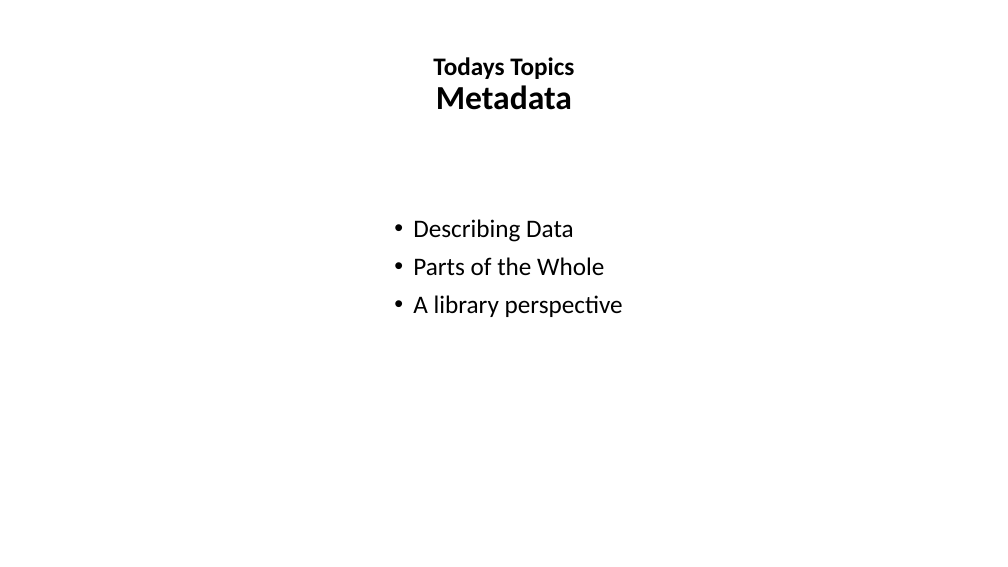
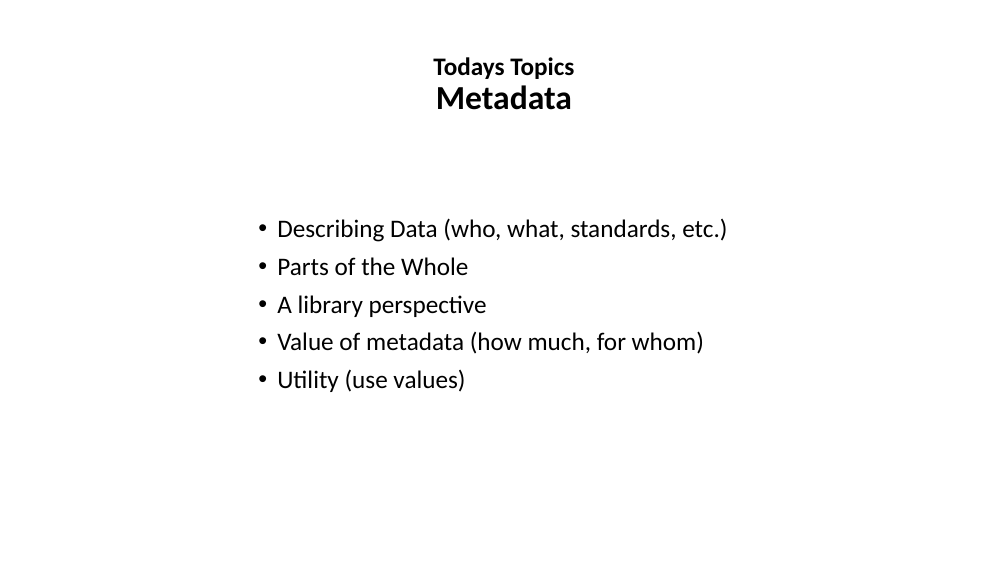
Before and after one commit to tibbben/teaching.data.literacy, a slide deck: slide 2 of UM_DataManagementClass/Lessons/08/08_FirstMeeting.pptx. Drawn at 1008x567 pixels with LibreOffice and Linux fonts; fonts in the diff are those of the drawing. Boxes give left, top, right and bottom in pixels: in the first picture for what was removed or moved away, otherwise in the second. Text is boxed around its words. In the diff, an @@ line names an element or a change of style, - is before the commit and + after.

```diff
--- a/UM_DataManagementClass/Lessons/08/08_FirstMeeting.pptx
+++ b/UM_DataManagementClass/Lessons/08/08_FirstMeeting.pptx
@@ text "Describing Data (who, what, standards, ...": place and size @@
-text "Describing Data (who, what, standards, ..." at (413, 219, 623, 317)
+text "Describing Data (who, what, standards, ..." at (277, 218, 727, 392)
@@ text at (277, 218, 727, 242): text changed @@
-• Describing Data
+• Describing Data (who, what, standards, etc.)
@@ text at (277, 331, 704, 392): paragraphs added @@
+• Value of metadata (how much, for whom)
+• Utility (use values)
```
Also in this commit, not shown: 17 slides added, 1 other file.
